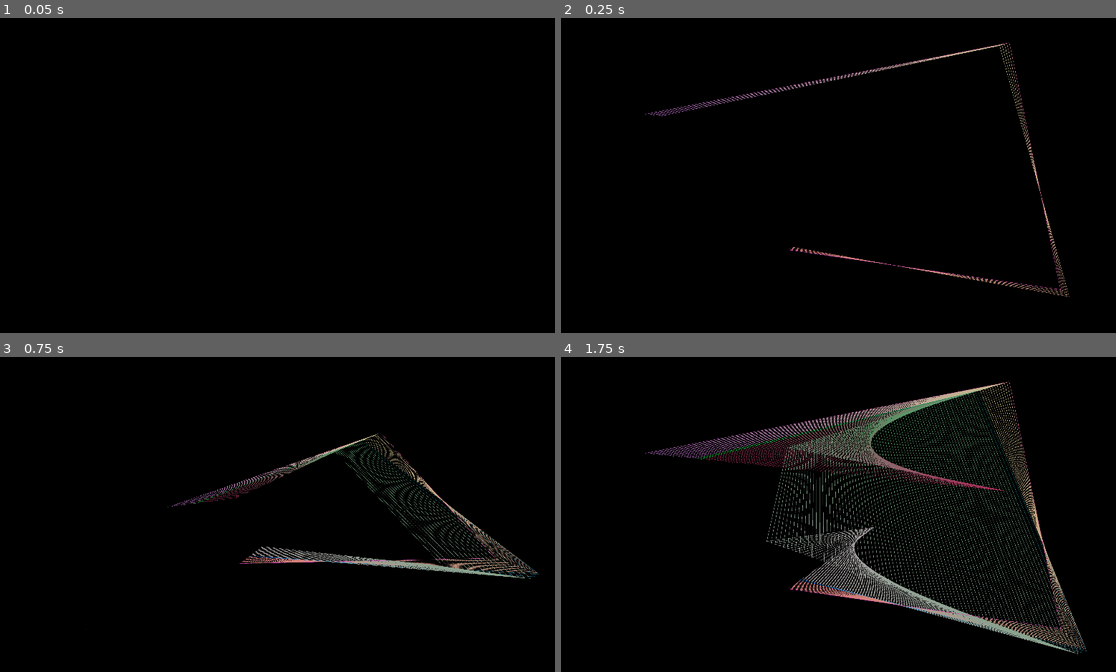
Above: before the commit, frames 1-4 (two rows, left to right).
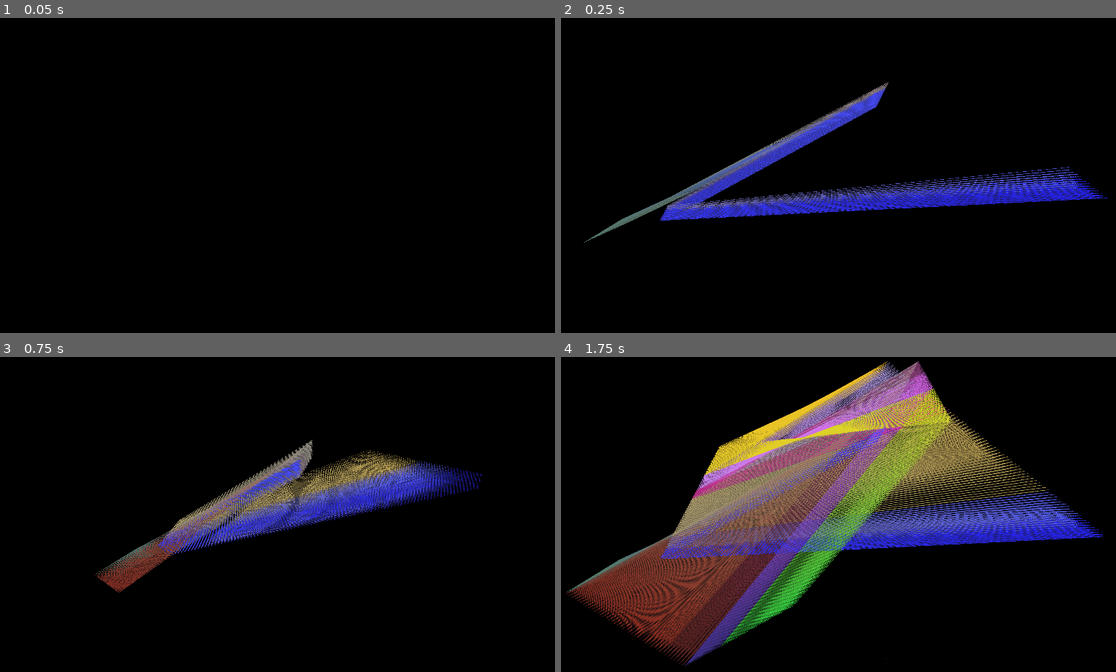
Above: after the commit, the same moments.

Repository: kasworld/gd4line2d3d
Game: Godot game, scene res://main.tscn
Same seed, same stepped clock (60 frames per second), same inputs: the game is played once before the commit and once after it.
Inputs (mouse positions are in pixels of both pictures, inside the frame that each line leads up to):
- Up to frame 1 (0.05 s): no input
- Up to frame 2 (0.25 s): no input
- Up to frame 3 (0.75 s): tap Enter at 0.5 s; move the mouse to (405, 495) at 0.52 s; tap C at 0.6 s; click (405, 495) at 0.67 s
- Up to frame 4 (1.75 s): move the mouse to (727, 527) at 1.27 s; tap C at 1.35 s; click (727, 527) at 1.42 s

Frame 1 is identical in both runs. In frame 2, 8.7% of the frame differs, in the area x 4-99%, y 7-89%; in frame 3, 11%; in frame 4, 40%, in the area x 0-98%, y 1-99%.

Commit message:
layered line2d

Diff:
--- a/main.gd
+++ b/main.gd
@@ -7,11 +7,18 @@
 func _ready() -> void:
 	vp_size = get_viewport().size
 	reset_camera()
-	make_line2d_plane(vp_size)
+	var l2d_0 = line2d_scene.instantiate().init_with_random(100,4,1.5,vp_size)
+	for i in 10:
+		var l2d = line2d_scene.instantiate().init_with_copy(l2d_0)
+		for j in i:
+			l2d.move_1_step()
+		l2d.start()
+		var mi = make_line2d_plane(l2d, vp_size)
+		mi.position.z = i *10
 
-func make_line2d_plane(sz2 :Vector2) -> MeshInstance3D:
-	var l2d = line2d_scene.instantiate()
-	l2d.init(300,4,1.5,sz2)
+func make_line2d_plane(l2d :MoveLine2D, sz2 :Vector2) -> MeshInstance3D:
+	#var l2d = line2d_scene.instantiate()
+	#l2d.init(300,4,1.5,sz2)
 	var sv = SubViewport.new()
 	sv.size = sz2
 	sv.transparent_bg = true
--- a/move_line2d/move_line_2d.gd
+++ b/move_line2d/move_line_2d.gd
@@ -1,42 +1,74 @@
 extends Node2D
 
+class_name MoveLine2D
+
+var rng :RandomNumberGenerator
 var draw_area_size :Vector2
-
 var line_cursor :int
 var line_width :float
-
 var point_count :int
+var line_count :int
 var color_list :PackedColorArray
 var velocity_list :PackedVector2Array
-var auto_move :float
+var init_point_list :PackedVector2Array
+var move_speed :float
+var auto_move :bool
 
-func init(ln_count :int, pt_count :int, w:float, dsize :Vector2, amove :float = 1.0/60.0 ):
+func init_with_random(ln_count :int, pt_count :int, w:float, dsize :Vector2, amovespd :float = 1.0/60.0 ) -> MoveLine2D:
+	rng = RandomNumberGenerator.new()
 	point_count = pt_count
 	line_width = w
+	line_count = ln_count
 	draw_area_size = dsize
-	auto_move = amove
-
+	move_speed = amovespd
 	velocity_list = make_vel_list(point_count, draw_area_size)
 	color_list = make_color_list(point_count)
-	var point_list = make_point_list(point_count, draw_area_size)
-	for i in ln_count:
+	init_point_list = make_point_list(point_count, draw_area_size)
+	for i in line_count:
 		var ln = Line2D.new()
-		ln.points = point_list
+		ln.points = init_point_list
 		ln.gradient = Gradient.new()
 		ln.gradient.colors = color_list
 		ln.width = line_width
 		$LineContainer.add_child(ln)
+	return self
+
+func init_with_copy(other :MoveLine2D) -> MoveLine2D:
+	rng = RandomNumberGenerator.new()
+	rng.seed = other.rng.seed
+	point_count = other.point_count
+	line_width = other.line_width
+	line_count = other.line_count
+	draw_area_size = other.draw_area_size
+	move_speed = other.move_speed
+	velocity_list = other.velocity_list.duplicate()
+	color_list = other.color_list.duplicate()
+	init_point_list = other.init_point_list.duplicate()
+	for i in line_count:
+		var ln = Line2D.new()
+		ln.points = init_point_list
+		ln.gradient = Gradient.new()
+		ln.gradient.colors = color_list
+		ln.width = line_width
+		$LineContainer.add_child(ln)
+	return self
+
+func start() -> void:
+	auto_move = true
+
+func stop() -> void:
+	auto_move = false
 
 func _process(_delta: float) -> void:
-	if auto_move != 0.0:
-		move(auto_move)
+	if auto_move:
+		move_1_step()
 
-func move(delta :float)->void:
+func move_1_step()->void:
 	var old_line_points = $LineContainer.get_child(line_cursor).points.duplicate()
 	line_cursor +=1
 	line_cursor %= $LineContainer.get_child_count()
 	$LineContainer.get_child(line_cursor).points = old_line_points
-	move_line(delta, $LineContainer.get_child(line_cursor))
+	move_line(move_speed, $LineContainer.get_child(line_cursor))
 
 func move_line(delta: float, ln :Line2D) -> void:
 	var bounced = false
@@ -78,7 +110,7 @@
 	return rtn
 
 func random_pos_vector2d(rt :Vector2)->Vector2:
-	return Vector2( randf_range(0,rt.x), randf_range(0,rt.y) )
+	return Vector2( rng.randf_range(0,rt.x), rng.randf_range(0,rt.y) )
 
 func make_vel_list(count :int, rt :Vector2)->PackedVector2Array:
 	var rtn = []
@@ -91,7 +123,7 @@
 
 func random_no_zero(w :float)->float:
 	var v = random_positive(w/2)
-	match randi_range(1,2):
+	match rng.randi_range(1,2):
 		1:
 			pass
 		2:
@@ -99,7 +131,7 @@
 	return v
 
 func random_positive(w :float)->float:
-	return randf_range(w/10,w)
+	return rng.randf_range(w/10,w)
 
 func make_color_list(count :int)->PackedColorArray:
 	var rtn = []
@@ -108,4 +140,4 @@
 	return rtn
 
 func random_color()->Color:
-	return Color(randf(),randf(),randf())
+	return Color(rng.randf(),rng.randf(),rng.randf())
